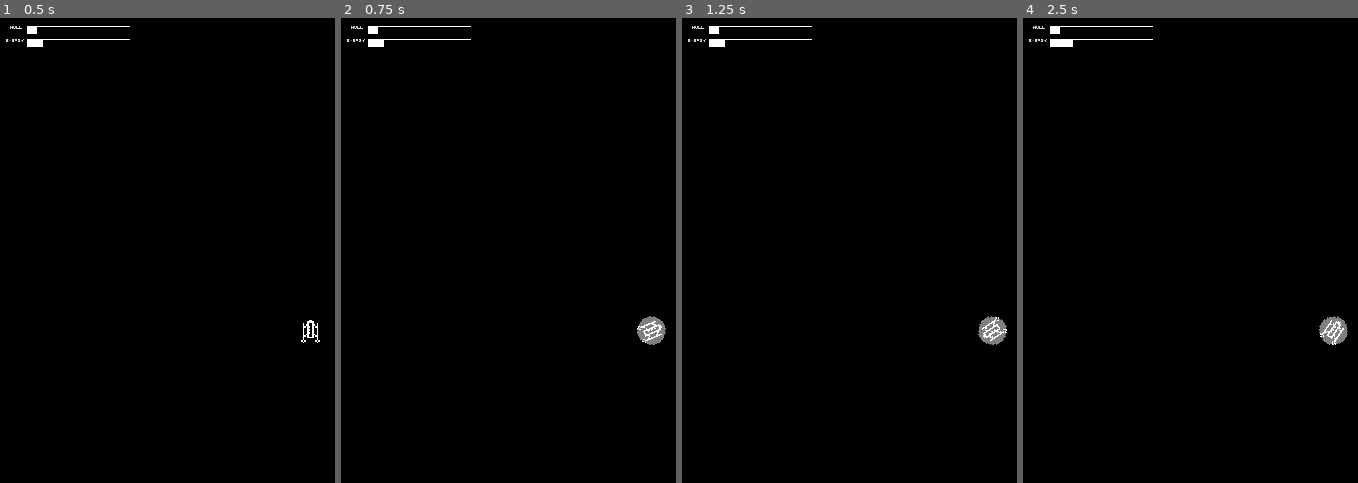
Above: before the commit, frames 1-4 (left to right).
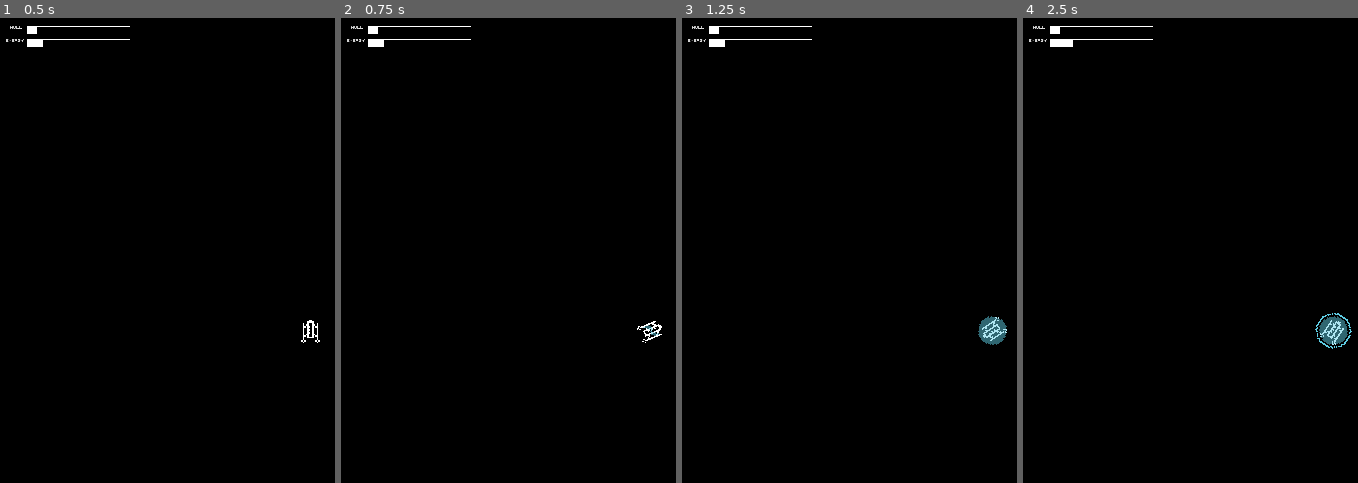
Above: after the commit, the same moments.

Repository: VincentToups/spacegame
Game: Godot game, scene res://Gameplay.tscn
Two runs of this game, one before a commit and one after it. Both use one fixed random seed, a clock stepped at 60 frames per second and the inputs below.
Inputs (mouse positions are in pixels of both pictures, inside the frame that each line leads up to):
- Up to frame 1 (0.5 s): no input
- Up to frame 2 (0.75 s): move the mouse to (outside the picture) at 0.52 s; hold D (rotate_up) from 0.53 s (still down); hold B (shield) from 0.53 s (still down); click (outside the picture) at 0.67 s
- Up to frame 3 (1.25 s): keep holding D (rotate_up); keep holding B (shield)
- Up to frame 4 (2.5 s): release D (rotate_up) at 1.25 s; release B (shield) at 1.25 s; drag from (1260, 273) to (outside the picture) at 1.27 s; tap Enter at 2 s; move the mouse to (outside the picture) at 2.02 s; hold D (rotate_up) from 2.03 s (still down); hold B (shield) from 2.03 s (still down)

Frame 1 is identical in both runs. In frame 2, 0.3% of the frame differs, in the area x 88-98%, y 64-71%; in frame 3, 0.4%; in frame 4, 0.5%, in the area x 87-99%, y 63-72%.

Commit message:
Added fancy shield animation and parry system.

Diff:
--- a/Ship.gd
+++ b/Ship.gd
@@ -18,6 +18,11 @@
 export var shoot_cost = 10;
 export var thrust_energy_rate = 11;
 export var shield_energy_rate = 11;
+export var shield_tt_up = 1.0;
+export var parry_duration = 0.25;
+
+var parry_active = false;
+var since_parry_start = 10000;
 
 var is_thrusting = false;
 var is_turning = false;
@@ -27,6 +32,7 @@
 var is_stopping = false;
 var is_shielding = false;
 var shields_up = false;
+var since_shield = 0;
 export var fire_dead_time = 0.1;
 
 var vel = Vector2(0,0);
@@ -35,6 +41,7 @@
 func _ready():
 	$Shield.modulate = Color(1,1,1,0.5);
 	$Shield.visible = false;
+	$Parry.visible = false;
 	pass # Replace with function body.
 
 func _process(delta):
@@ -61,10 +68,22 @@
 	if is_shielding and shield_cost <= energy:
 		$Shield.visible = true;
 		energy -= shield_cost;
+		if shields_up == false:
+			$Shield/AnimationPlayer.seek(0.0,true)
+			$Shield/AnimationPlayer.play("up");
 		shields_up = true;
+		since_shield += delta;
 	else:
 		$Shield.visible = false;
+		$Shield/AnimationPlayer.seek(0,true);
 		shields_up = false;
+		since_shield = 0;
+
+	if parry_active and since_parry_start >= parry_duration:
+		parry_active = false;
+		$Parry.visible = false;
+
+	since_parry_start += delta;
 
 	since_shot = since_shot + delta;
 	can_shoot = since_shot > fire_dead_time and energy >= shoot_cost;
@@ -105,3 +124,10 @@
 # Called every frame. 'delta' is the elapsed time since the previous frame.
 #func _process(delta):
 #	pass
+
+
+func _on_shield_up_animation_finished(anim_name):
+	parry_active = true;
+	since_parry_start = 0;
+	$Parry.visible = true;
+	pass # Replace with function body.
--- a/Ship.tscn
+++ b/Ship.tscn
@@ -1,9 +1,10 @@
-[gd_scene load_steps=12 format=2]
+[gd_scene load_steps=13 format=2]
 
 [ext_resource path="res://textures/ship.png" type="Texture" id=1]
 [ext_resource path="res://Ship.gd" type="Script" id=2]
 [ext_resource path="res://textures/thrusting1.png" type="Texture" id=3]
-[ext_resource path="res://textures/shield.png" type="Texture" id=4]
+[ext_resource path="res://textures/fancy-animated-shield.png" type="Texture" id=4]
+[ext_resource path="res://textures/parry-shield.png" type="Texture" id=5]
 
 [sub_resource type="SpriteFrames" id=1]
 animations = [ {
@@ -43,13 +44,22 @@
 angle_random = 0.26
 color = Color( 0.392157, 0.172549, 0.392157, 1 )
 
-[sub_resource type="SpriteFrames" id=7]
-animations = [ {
-"frames": [ ExtResource( 4 ) ],
-"loop": true,
-"name": "default",
-"speed": 5.0
-} ]
+[sub_resource type="Animation" id=7]
+resource_name = "up"
+length = 0.4
+step = 0.05
+tracks/0/type = "value"
+tracks/0/path = NodePath(".:frame")
+tracks/0/interp = 1
+tracks/0/loop_wrap = true
+tracks/0/imported = false
+tracks/0/enabled = true
+tracks/0/keys = {
+"times": PoolRealArray( 0, 0.05, 0.1, 0.15, 0.2, 0.25, 0.3, 0.35 ),
+"transitions": PoolRealArray( 1, 1, 1, 1, 1, 1, 1, 1 ),
+"update": 1,
+"values": [ 1, 2, 3, 4, 5, 6, 7, 8 ]
+}
 
 [node name="Ship" type="KinematicBody2D"]
 script = ExtResource( 2 )
@@ -73,5 +83,14 @@
 local_coords = false
 process_material = SubResource( 6 )
 
-[node name="Shield" type="AnimatedSprite" parent="."]
-frames = SubResource( 7 )
+[node name="Parry" type="Sprite" parent="."]
+texture = ExtResource( 5 )
+
+[node name="Shield" type="Sprite" parent="."]
+texture = ExtResource( 4 )
+hframes = 9
+frame = 8
+
+[node name="AnimationPlayer" type="AnimationPlayer" parent="Shield"]
+anims/up = SubResource( 7 )
+[connection signal="animation_finished" from="Shield/AnimationPlayer" to="." method="_on_shield_up_animation_finished"]
